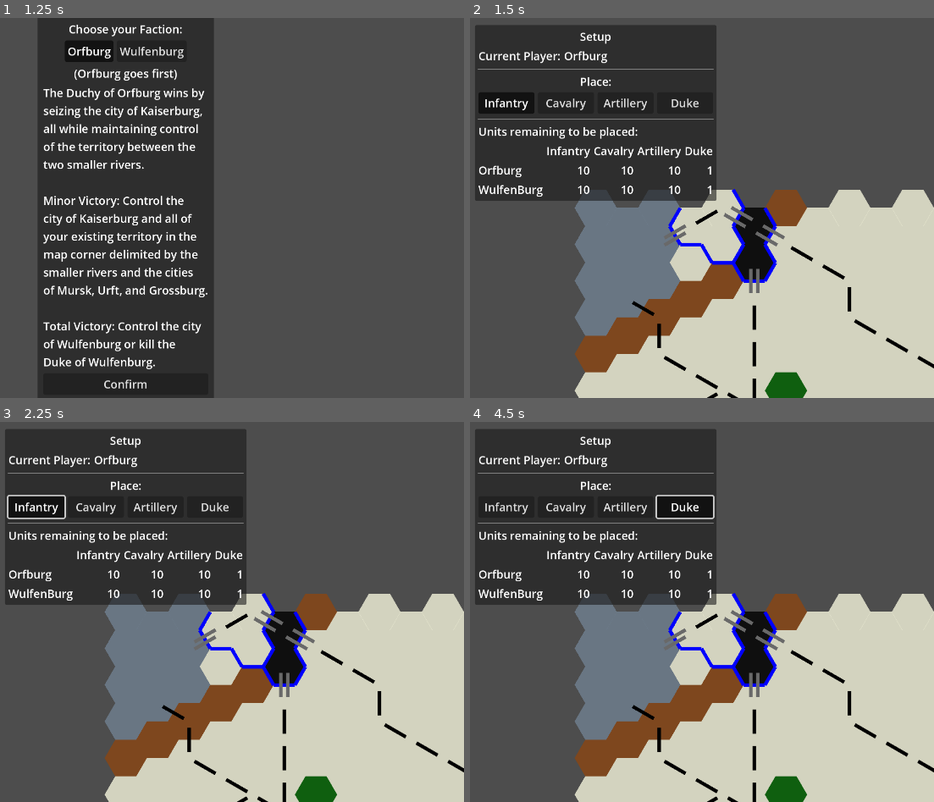
Above: before the commit, frames 1-4 (two rows, left to right).
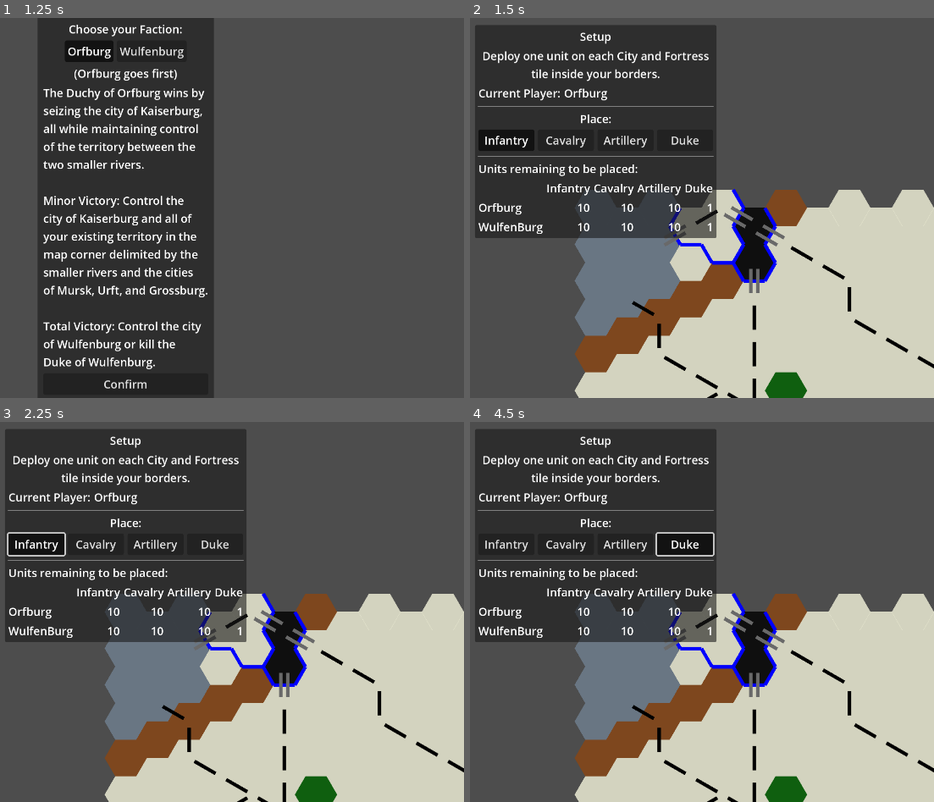
Above: after the commit, the same moments.

Repository: Jayjader/WarOfTheDukes
Game: Godot game, scene res://main_game_scene.tscn
Two runs of this game, one before a commit and one after it. Both use one fixed random seed, a clock stepped at 60 frames per second and the inputs below.
Inputs:
- Up to frame 1 (1.25 s): click "New Game" at 0.5 s
- Up to frame 2 (1.5 s): click "Confirm" at 1.25 s
- Up to frame 3 (2.25 s): click "Infantry" at 2 s
- Up to frame 4 (4.5 s): click "Cavalry" at 2.75 s; click "Artillery" at 3.5 s; click "Duke" at 4.25 s

Frame 1 is identical in both runs. In frame 2, 10% of the frame differs, in the area x 1-54%, y 8-58%; in frame 3, 10%; in frame 4, 11%.

Commit message:
add instructions for setup phase in setup ui
for #4

Diff:
--- a/enums.gd
+++ b/enums.gd
@@ -33,7 +33,8 @@
 
 enum SessionMode { SETUP, PLAY, GAME_OVER }
 
-enum SessionPhase { MOVEMENT, COMBAT }
+enum SetupPhase { FILL_CITIES_FORTS, DEPLOY_REMAINING}
+enum PlayPhase { MOVEMENT, COMBAT }
 enum MovementSubPhase { CHOOSE_UNIT, CHOOSE_DESTINATION }
 enum CombatSubPhase { CHOOSE_ATTACKERS, CHOOSE_DEFENDER }
 
--- a/game_session/game_play/game_play_root.gd
+++ b/game_session/game_play/game_play_root.gd
@@ -20,7 +20,7 @@
 		%Player.set_text("Current Player: %s" % Enums.Faction.find_key(current_player))
 
 const PHASE_INSTRUCTIONS = {
-	Enums.SessionPhase.MOVEMENT: """Each of your units can move once during this phase, and each is limited in the total distance it can move.
+	Enums.PlayPhase.MOVEMENT: """Each of your units can move once during this phase, and each is limited in the total distance it can move.
 This limit is affected by the unit type, as well as the terrain you make your units cross.
 Mounted units (Cavalry and Dukes) start each turn with 6 movement points.
 Units on foot (Infantry and Artillery) start each turn with 3 movement points.
@@ -34,12 +34,12 @@
 Lakes can not be entered.
 Rivers can not be crossed (but a Bridge over a River can be crossed - cost as specified above).
 """,
-	Enums.SessionPhase.COMBAT: """blablabla hit stuff win fights"""
+	Enums.PlayPhase.COMBAT: """blablabla hit stuff win fights"""
 }
-@export var current_phase: Enums.SessionPhase = Enums.SessionPhase.MOVEMENT:
+@export var current_phase: Enums.PlayPhase = Enums.PlayPhase.MOVEMENT:
 	set(value):
 		current_phase = value
-		%Phase.set_text("Movement Phase" if current_phase == Enums.SessionPhase.MOVEMENT else "Combat Phase")
+		%Phase.set_text("Movement Phase" if current_phase == Enums.PlayPhase.MOVEMENT else "Combat Phase")
 		%PhaseInstruction.set_text(PHASE_INSTRUCTIONS[current_phase])
 
 const INSTRUCTIONS = {
@@ -53,9 +53,9 @@
 
 func _ready():
 	match current_phase:
-		Enums.SessionPhase.MOVEMENT:
+		Enums.PlayPhase.MOVEMENT:
 			data = { subphase = Enums.MovementSubPhase.CHOOSE_UNIT, moved = {} }
-		Enums.SessionPhase.COMBAT:
+		Enums.PlayPhase.COMBAT:
 			data = { subphase = Enums.CombatSubPhase.CHOOSE_ATTACKERS }
 
 func detect_game_result():
@@ -76,7 +76,7 @@
 	}
 
 func confirm_movement():
-	current_phase = Enums.SessionPhase.COMBAT
+	current_phase = Enums.PlayPhase.COMBAT
 	data = {
 		subphase = Enums.CombatSubPhase.CHOOSE_ATTACKERS,
 		attacked = {},
@@ -125,7 +125,7 @@
 			return
 		turn += 1
 	current_player = Enums.get_other_faction(current_player)
-	current_phase = Enums.SessionPhase.MOVEMENT
+	current_phase = Enums.PlayPhase.MOVEMENT
 	data = {
 		subphase = Enums.MovementSubPhase.CHOOSE_UNIT,
 		moved = {},
--- a/game_session/setup/setup_root.gd
+++ b/game_session/setup/setup_root.gd
@@ -1,3 +1,4 @@
+@tool
 extends Control
 
 const Enums = preload("res://enums.gd")
@@ -7,6 +8,16 @@
 signal unit_placed(tile: Vector2i, kind: Enums.Unit, faction: Enums.Faction)
 signal setup_finished(units: Dictionary)
 
+const INSTRUCTIONS = {
+	Enums.SetupPhase.FILL_CITIES_FORTS: """Deploy one unit on each City and Fortress tile inside your borders.
+""",
+	Enums.SetupPhase.DEPLOY_REMAINING: """Deploy your remaining units inside your borders. In this phase, control swaps between factions after each unit deployed.
+"""
+}
+@export var phase: Enums.SetupPhase = Enums.SetupPhase.FILL_CITIES_FORTS:
+	set(value):
+		phase = value
+		%PhaseInstructions.text = INSTRUCTIONS[phase]
 @export var current_player: Enums.Faction = Enums.Faction.Orfburg:
 	set(value):
 		current_player = value
--- a/game_session/setup/setup_root.tscn
+++ b/game_session/setup/setup_root.tscn
@@ -48,6 +48,14 @@
 text = "Setup"
 horizontal_alignment = 1
 
+[node name="PhaseInstructions" type="Label" parent="MarginContainer/PanelContainer/Margins/HBox/VBox"]
+unique_name_in_owner = true
+layout_mode = 2
+text = "Deploy one unit on each City and Fortress tile inside your borders.
+"
+horizontal_alignment = 1
+autowrap_mode = 3
+
 [node name="CurrentPlayer" type="HBoxContainer" parent="MarginContainer/PanelContainer/Margins/HBox/VBox"]
 unique_name_in_owner = true
 layout_mode = 2
@@ -83,6 +91,7 @@
 layout_mode = 2
 size_flags_horizontal = 3
 toggle_mode = true
+button_pressed = true
 button_group = ExtResource("3_fneyt")
 text = "Infantry"
 
@@ -151,18 +160,22 @@
 
 [node name="OrfburgInfantry" type="Label" parent="MarginContainer/PanelContainer/Margins/HBox/VBox/UnitRemainingCounts"]
 layout_mode = 2
+text = "10"
 horizontal_alignment = 2
 
 [node name="OrfburgCavalry" type="Label" parent="MarginContainer/PanelContainer/Margins/HBox/VBox/UnitRemainingCounts"]
 layout_mode = 2
+text = "10"
 horizontal_alignment = 2
 
 [node name="OrfburgArtillery" type="Label" parent="MarginContainer/PanelContainer/Margins/HBox/VBox/UnitRemainingCounts"]
 layout_mode = 2
+text = "10"
 horizontal_alignment = 2
 
 [node name="OrfburgDuke" type="Label" parent="MarginContainer/PanelContainer/Margins/HBox/VBox/UnitRemainingCounts"]
 layout_mode = 2
+text = "1"
 horizontal_alignment = 2
 
 [node name="Wulfenburg" type="Label" parent="MarginContainer/PanelContainer/Margins/HBox/VBox/UnitRemainingCounts"]
@@ -171,16 +184,20 @@
 
 [node name="WulfenburgInfantry" type="Label" parent="MarginContainer/PanelContainer/Margins/HBox/VBox/UnitRemainingCounts"]
 layout_mode = 2
+text = "10"
 horizontal_alignment = 2
 
 [node name="WulfenburgCavalry" type="Label" parent="MarginContainer/PanelContainer/Margins/HBox/VBox/UnitRemainingCounts"]
 layout_mode = 2
+text = "10"
 horizontal_alignment = 2
 
 [node name="WulfenburgArtillery" type="Label" parent="MarginContainer/PanelContainer/Margins/HBox/VBox/UnitRemainingCounts"]
 layout_mode = 2
+text = "10"
 horizontal_alignment = 2
 
 [node name="WulfenburgDuke" type="Label" parent="MarginContainer/PanelContainer/Margins/HBox/VBox/UnitRemainingCounts"]
 layout_mode = 2
-horizontal_alignment = 2
+text = "1"
+horizontal_alignment = 2
